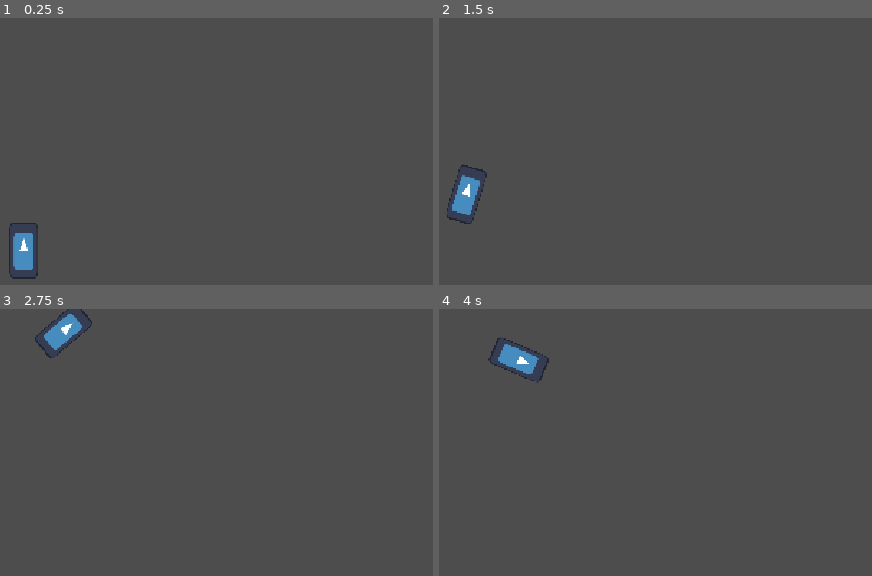
Above: before the commit, frames 1-4 (two rows, left to right).
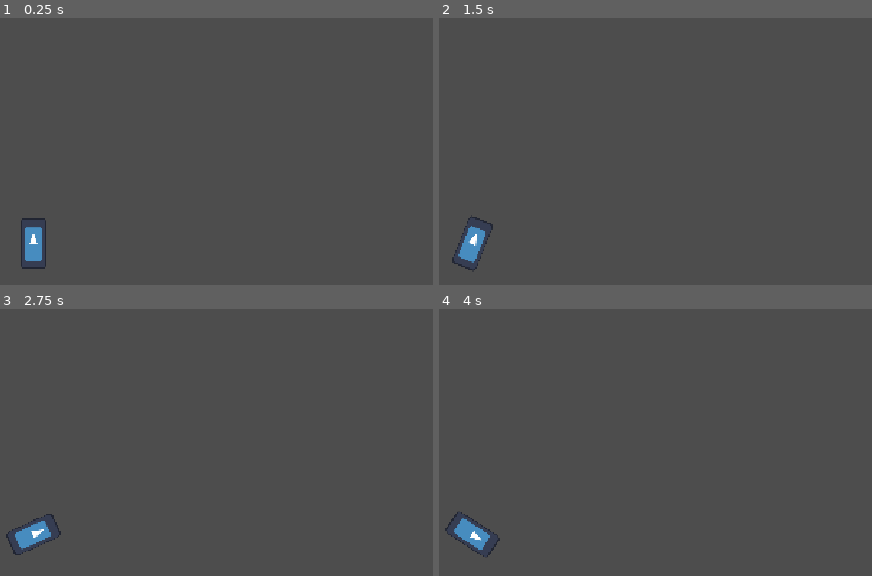
Above: after the commit, the same moments.

Repository: cursed144/Solar-Siege
Game: Godot game, scene res://Scenes/space_scene_template.tscn
Two runs of this game, one before a commit and one after it. Both use one fixed random seed, a clock stepped at 60 frames per second and the inputs below. The engine's default icon, where the game draws it, is replaced by a stand-in: a white triangle on a blue panel in a dark square.
Inputs (mouse positions are in pixels of both pictures, inside the frame that each line leads up to):
- Up to frame 1 (0.25 s): no input
- Up to frame 2 (1.5 s): tap Enter at 0.5 s; move the mouse to (646, 220) at 0.52 s; hold D (right) 0.53-1.28 s; hold E (e) 0.53-1.28 s; tap Space (space) at 0.8, 1.35 s; move the mouse to (outside the picture) at 1.27 s; hold S (down) from 1.28 s (still down)
- Up to frame 3 (2.75 s): tap E (e) at 1.55 s; move the mouse to (112, 434) at 2.02 s; release S (down) at 2.03 s; hold D (right) from 2.03 s (still down); hold E (e) from 2.03 s (still down); tap Space (space) at 2.3 s
- Up to frame 4 (4 s): move the mouse to (outside the picture) at 2.77 s; release D (right) at 2.78 s; release E (e) at 2.78 s; hold W (up) 2.78-3.53 s; click (outside the picture) at 2.85 s; tap E (e) at 3.05 s; move the mouse to (outside the picture) at 3.52 s; hold A (left) from 3.53 s (still down); hold Q (q) from 3.53 s (still down); tap Space (space) at 3.8 s

The runs differ from the first frame. In frame 1, 1.0% of the frame differs, in the area x 2-11%, y 74-98%; in frame 2, 1.5%; in frame 3, 1.4%; in frame 4, 1.5%, in the area x 1-26%, y 10-93%.

Commit message:
Add dynamic arena sizing to space scene
Introduces space_scene_template.gd to allow dynamic configuration of arena and wall sizes in the space scene.

Diff:
--- a/Game/Scenes/rocket.tscn
+++ b/Game/Scenes/rocket.tscn
@@ -7,10 +7,11 @@
 bounce = 0.1
 
 [sub_resource type="CapsuleShape2D" id="CapsuleShape2D_kvp10"]
-radius = 20.0
-height = 80.0
+radius = 18.0
+height = 72.0
 
 [node name="Rocket" type="RigidBody2D"]
+position = Vector2(576, 324)
 collision_mask = 26
 physics_material_override = SubResource("PhysicsMaterial_kvp10")
 linear_damp = 0.2
@@ -18,8 +19,10 @@
 script = ExtResource("1_wrv6b")
 
 [node name="Sprite2D" type="Sprite2D" parent="."]
-scale = Vector2(0.320313, 0.631204)
+scale = Vector2(0.291, 0.574)
 texture = ExtResource("2_kvp10")
 
 [node name="CollisionShape2D" type="CollisionShape2D" parent="."]
 shape = SubResource("CapsuleShape2D_kvp10")
+
+[node name="Camera2D" type="Camera2D" parent="."]
--- a/Game/Scenes/space_scene_template.tscn
+++ b/Game/Scenes/space_scene_template.tscn
@@ -1,51 +1,45 @@
-[gd_scene load_steps=7 format=3 uid="uid://5gbl3ov5l382"]
+[gd_scene load_steps=8 format=3 uid="uid://5gbl3ov5l382"]
 
 [ext_resource type="PackedScene" uid="uid://b3omsetq4vjfv" path="res://Scenes/rocket.tscn" id="1_0fhdq"]
+[ext_resource type="Script" uid="uid://dftrr11jwhyx5" path="res://Scripts/space_scene_template.gd" id="1_16x6d"]
 
 [sub_resource type="PhysicsMaterial" id="PhysicsMaterial_0fhdq"]
 bounce = 0.2
 
+[sub_resource type="RectangleShape2D" id="RectangleShape2D_edasw"]
+size = Vector2(1.00003, 0.999969)
+
+[sub_resource type="RectangleShape2D" id="RectangleShape2D_5bgx7"]
+size = Vector2(1, 1)
+
 [sub_resource type="RectangleShape2D" id="RectangleShape2D_16x6d"]
-size = Vector2(20, 688)
+size = Vector2(1, 1)
 
 [sub_resource type="RectangleShape2D" id="RectangleShape2D_cpsw2"]
-size = Vector2(20, 688)
-
-[sub_resource type="RectangleShape2D" id="RectangleShape2D_edasw"]
-size = Vector2(20, 1192)
-
-[sub_resource type="RectangleShape2D" id="RectangleShape2D_5bgx7"]
-size = Vector2(20, 1192)
+size = Vector2(1, 1)
 
 [node name="Space" type="Node2D"]
+script = ExtResource("1_16x6d")
+wall_size = 100.0
 
 [node name="Walls" type="StaticBody2D" parent="."]
 collision_layer = 16
 collision_mask = 3
 physics_material_override = SubResource("PhysicsMaterial_0fhdq")
 
-[node name="Left" type="CollisionShape2D" parent="Walls"]
-position = Vector2(-10, 324)
-shape = SubResource("RectangleShape2D_16x6d")
-
-[node name="Right" type="CollisionShape2D" parent="Walls"]
-position = Vector2(1162, 324)
-shape = SubResource("RectangleShape2D_cpsw2")
-
 [node name="Up" type="CollisionShape2D" parent="Walls"]
-position = Vector2(576, -9.99999)
 rotation = 1.5708
 shape = SubResource("RectangleShape2D_edasw")
 
 [node name="Down" type="CollisionShape2D" parent="Walls"]
-position = Vector2(576, 658)
 rotation = 1.5708
 shape = SubResource("RectangleShape2D_5bgx7")
 
-[node name="Camera2D" type="Camera2D" parent="."]
-position = Vector2(576, 324)
-metadata/_edit_lock_ = true
+[node name="Left" type="CollisionShape2D" parent="Walls"]
+shape = SubResource("RectangleShape2D_16x6d")
+
+[node name="Right" type="CollisionShape2D" parent="Walls"]
+shape = SubResource("RectangleShape2D_cpsw2")
 
 [node name="Rocket" parent="." instance=ExtResource("1_0fhdq")]
-position = Vector2(562, 334)
 mass = 0.1
--- a/Game/Scripts/rocket.gd
+++ b/Game/Scripts/rocket.gd
@@ -1,8 +1,8 @@
 extends RigidBody2D
 
-var ACCEL_SPEED := 500 * Vector2.UP
+var ACCEL_SPEED := 800 * Vector2.UP
 var DECCEL_SPEED: float = 60
-var ROT_SPEED: float = 3500
+var ROT_SPEED: float = 3700
 var ROT_DECCEL: float = 1.5
 var DASH_SPEED := 10 * Vector2.UP
 var DASH_MULT: float = 2
@@ -19,7 +19,6 @@
 
 func _physics_process(delta: float) -> void:
 	process_basic_movement(delta)
-	print(ACCEL_SPEED)
 
 
 
--- /dev/null
+++ b/Game/Scripts/space_scene_template.gd
@@ -0,0 +1,26 @@
+extends Node2D
+
+@export_range(100, 9999, 0.1) var arena_size := 2000.0
+@export_range(1, 999, 0.1) var wall_size := 15.0
+
+
+func _ready() -> void:
+	ready_arena()
+
+
+func ready_arena() -> void:
+	$Walls.global_position = Vector2(arena_size/2, arena_size/2)
+	$Walls/Right.global_position = Vector2(arena_size, arena_size/2)
+	$Walls/Down.global_position = Vector2(arena_size/2, arena_size)
+	$Walls/Left.global_position = Vector2(-10, arena_size/2)
+	$Walls/Up.global_position = Vector2(arena_size/2, -10)
+
+	for wall in $Walls.get_children():
+		wall.scale.x = wall_size
+		wall.scale.y = arena_size
+
+	$Rocket.global_position = Vector2(arena_size/2, arena_size/2)
+	$Rocket/Camera2D.limit_right = $Walls/Right.global_position.x - wall_size/2
+	$Rocket/Camera2D.limit_bottom = $Walls/Down.global_position.y - wall_size/2
+	$Rocket/Camera2D.limit_left = $Walls/Left.global_position.x + wall_size/2
+	$Rocket/Camera2D.limit_top = $Walls/Up.global_position.y + wall_size/2
Not shown, added: Game/Scripts/space_scene_template.gd.uid
